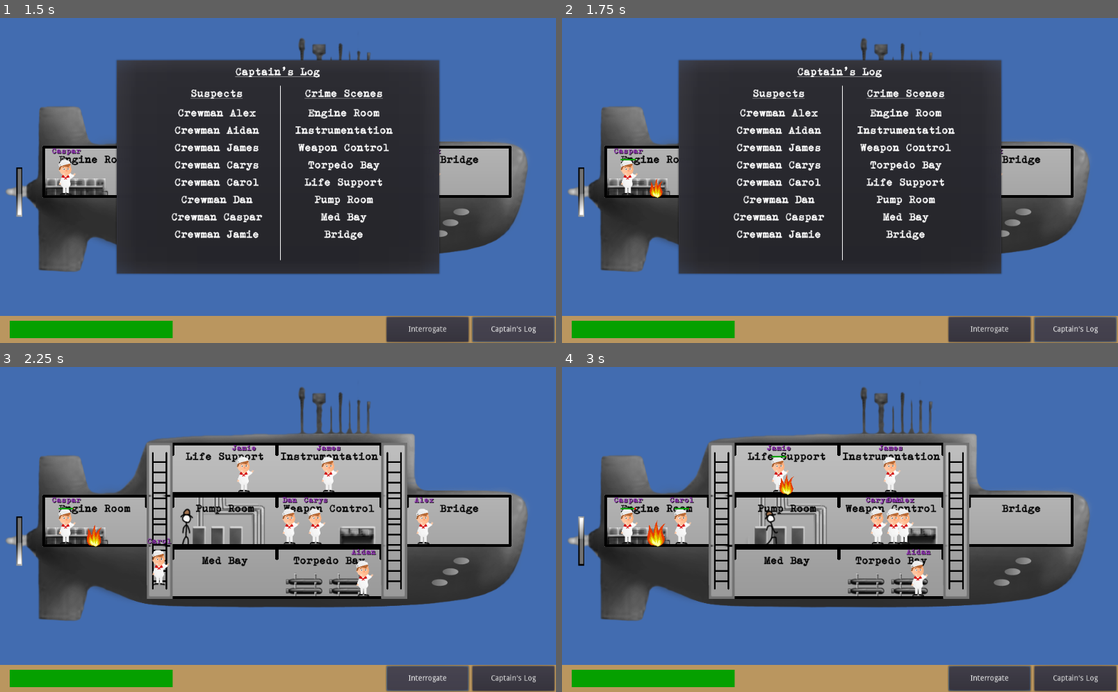
Above: before the commit, frames 1-4 (two rows, left to right).
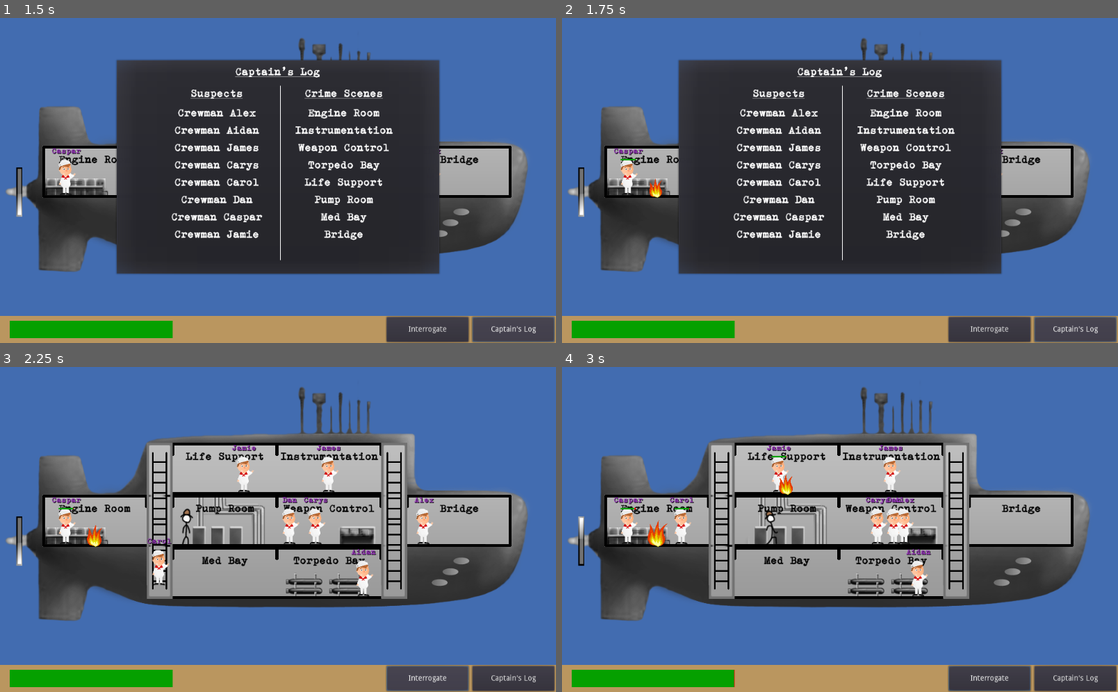
Above: after the commit, the same moments.

Repository: danielcannell/deep-clue-sea
Game: Godot game, scene res://menu/StartMenu.tscn
The game is run twice, just before and just after one commit, with the same random seed, the same clock (stepped at 60 frames per second) and the same inputs. Sound files missing from this copy of the repository are replaced by a short silence.
Inputs (mouse positions are in pixels of both pictures, inside the frame that each line leads up to):
- Up to frame 1 (1.5 s): click (139, 274) at 0.5 s; click "Captain's Log" at 1.25 s
- Up to frame 2 (1.75 s): no input
- Up to frame 3 (2.25 s): click "Interrogate" at 2 s
- Up to frame 4 (3 s): move the mouse to (656, 519) at 2.77 s; hold D (move_right) from 2.78 s (still down); click (656, 519) at 2.92 s

Frame 1 is identical in both runs. In frame 2, less than 0.1% of the frame differs, in the area x 15-19%, y 49-56%; in frame 3, less than 0.1%; in frame 4, 0.2%, in the area x 15-42%, y 33-99%.

Commit message:
Add fire wobble

Diff:
--- a/Globals.gd
+++ b/Globals.gd
@@ -90,12 +90,12 @@
 const CASE_CLOSED_MESSAGES = [
     "Well I never! %s turned on the afterburner from the engine room while we were hiding in the enemy port.",
     "Well done! %s transmitted our location to the enemy by hacking the sonar to broadcast it using morse code!",
-    "Who would have guessed. %s set off the New Year party fireworks from weapon control in a display that could be seen clear from the enemy harbour.",
+    "Who would have guessed? %s set off the New Year party fireworks from weapon control in a display that could be seen clear from the enemy harbour.",
     "You got it! %s wrote our location on a postcard and fired it at the enemy from the torpedo room.",
     "Superb detective work. It wasn't an accident when the life support broke last week; it was %s who used the distraction to compromise our position.",
-    "Case closed. %s pumped dye into the sea from the pump room leading a trail for the enemy to follow.",
-    "What on earth?! %s implanted trackers in the captains pet pidgeon and let it escape.",
-    "You figured it out! %s leaked our position by launching a carrier pidgeon off the periscope from the bridge.",
+    "Case closed. %s pumped dye into the sea from the pump room leaving a trail for the enemy to follow.",
+    "What on earth?! %s implanted trackers in the captain's pet pigeon and let it escape.",
+    "You figured it out! %s leaked our position by launching a carrier pigeon off the periscope from the bridge.",
 ]
 
 # Global vars for the win screen
@@ -103,8 +103,8 @@
 
 
 # Detective settings
-const ROOM_KNOWLEDGE_COUNT = 10
-const TRAITOR_KNOWLEDGE_COUNT = 10
+const ROOM_KNOWLEDGE_COUNT = 8
+const TRAITOR_KNOWLEDGE_COUNT = 8
 
 # Player settings
 
@@ -146,4 +146,4 @@
 const FLOOD_DRAIN_RATE = 0.3
 
 const SUB_MAX_HITPOINTS = 100
-const SUB_FIRE_DAMAGE_RATE = 0.05
+const SUB_FIRE_DAMAGE_RATE = 0.2
--- a/detective/DetectiveRoot.gd
+++ b/detective/DetectiveRoot.gd
@@ -255,7 +255,8 @@
                 msg = not_this_person_message()
                 rule_out_person(chosen_suspect)
                 if is_solved():
-                    emit_signal("case_closed", "You did it!")
+                    msg = case_closed_message(get_potential_locations()[0], get_suspect_names()[0])
+                    emit_signal("case_closed", msg)
 
             dialog_state = DialogState.Response
             hud.show_dialog(msg, ["Ask another question", "As you were"])
--- a/room/Room.gd
+++ b/room/Room.gd
@@ -18,6 +18,7 @@
     if m_fire > 0.0:
         fire_scale = 0.3 + (m_fire * 0.7)
     get_node("Fire").set_scale(Vector2(fire_scale, fire_scale))
+    get_node("Fire").set_rotation(deg2rad(rand_range(-5, 5)))
 
     var flood_scale = 0
     if m_flooding > 0.0:
